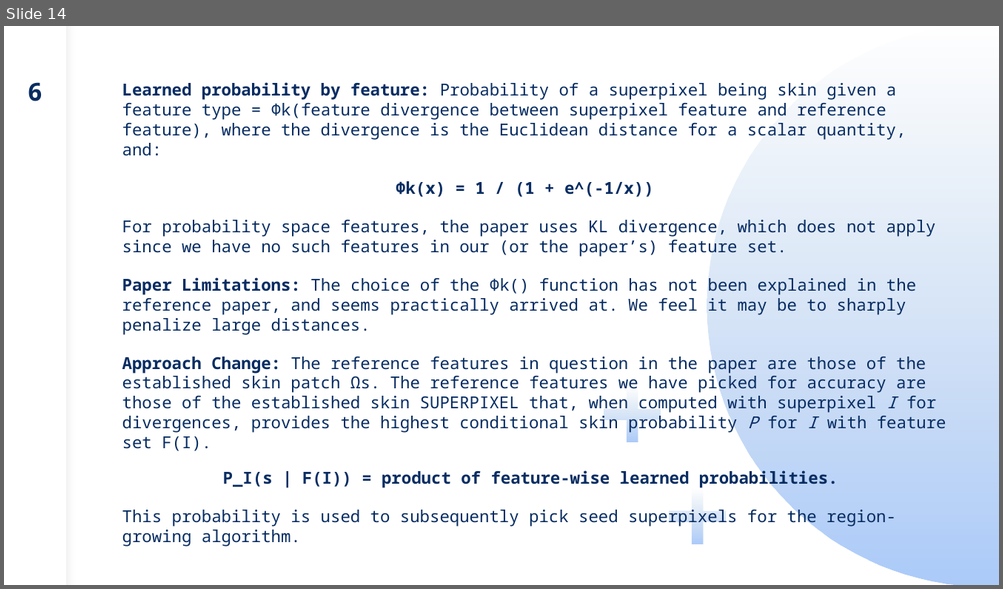
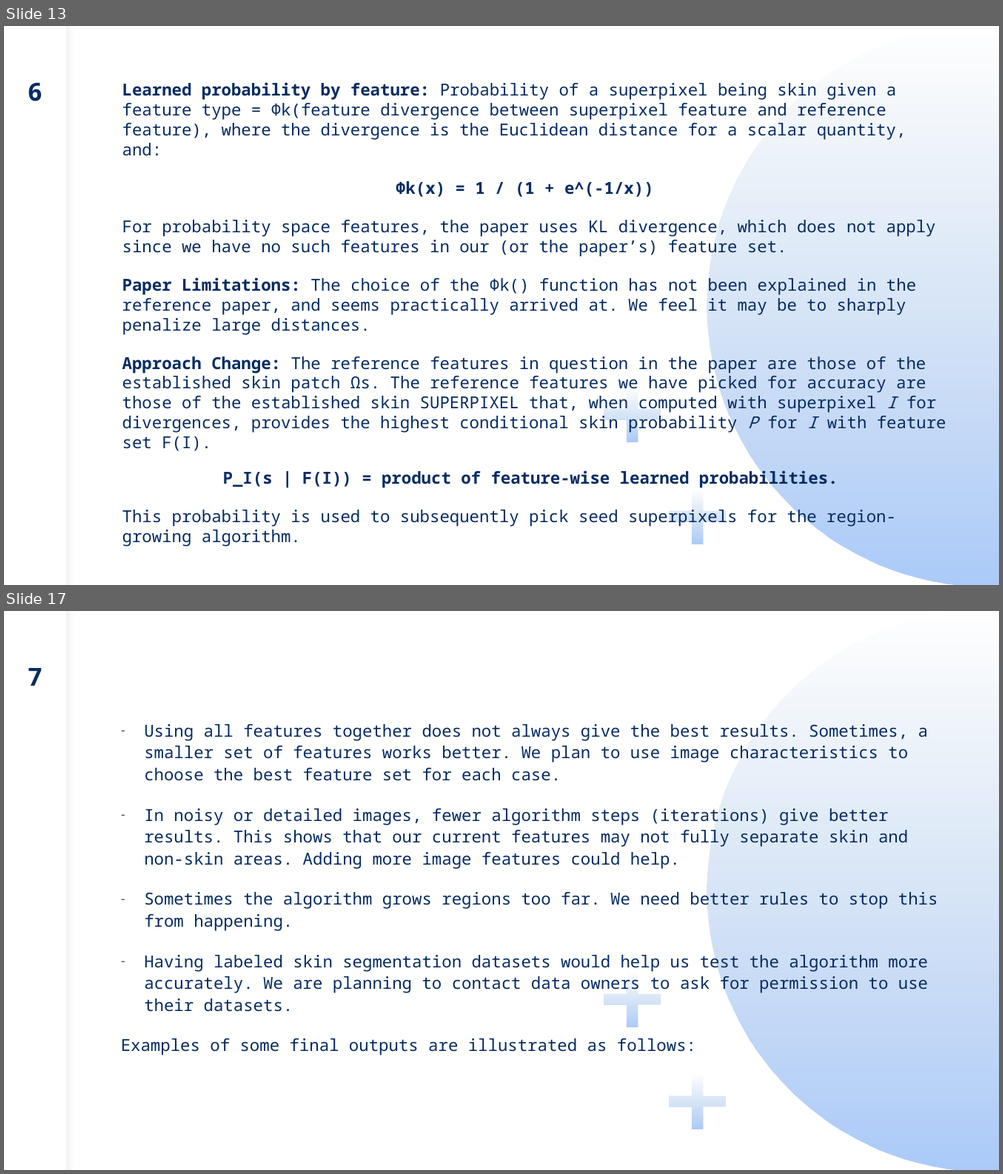
Before and after one commit to icingtea/skin_detection, a slide deck: presentation.pptx. Shown one above the other, each under a label of ours: slide 14 before the commit, slides 13 and 17 after it; the slides between them are not shown. The pictures are 1003x589 and 1003x1174 pixels, drawn with LibreOffice and Linux fonts; fonts in the diff are those of the drawing. Boxes give left, top, right and bottom in pixels: in the first picture for what was removed or moved away, otherwise in the second. Text is boxed around its words. In the diff, an @@ line names an element or a change of style, - is before the commit and + after.

```diff
--- a/presentation.pptx
+++ b/presentation.pptx
@@ slide 17 added at (4, 611, 999, 1170), background #FFFFFF; not listed: 4 template elements that a slide beside it also shows @@
@@ text added at (28, 668, 42, 686), 24 pt, text #072C62, bold @@
+7
@@ text added at (121, 724, 938, 1056), 16 pt, text #072C62 @@
+– Using all features together does not always give the best results. Sometimes, a smaller set of features works better. We plan to use image characteristics to choose the best feature set for each case.
+– In noisy or detailed images, fewer algorithm steps (iterations) give better results. This shows that our current features may not fully separate skin and non-skin areas. Adding more image features could help.
+– Sometimes the algorithm grows regions too far. We need better rules to stop this from happening.
+– Having labeled skin segmentation datasets would help us test the algorithm more accurately. We are planning to contact data owners to ask for permission to use their datasets.
+Examples of some final outputs are illustrated as follows:
@@ what was slide 14 is now slide 13 @@
```
Also in this commit, not shown: 1 slide changed, 7 other slides added, 1 slide removed.
